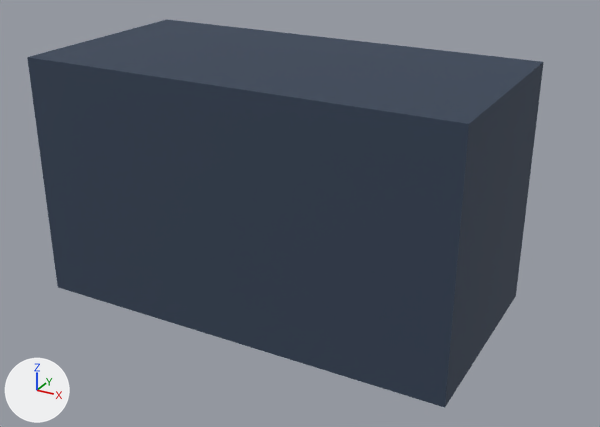
Two versions of the glTF model public/assets/models/interiors/interior_dj_booth_rig_01.glb, one commit apart.
One viewpoint serves both versions: a 50 mm lens placed at (2.5, -4.33, 2.77), pointed at (0.13, -0.02, 0.62). Lighting does not change. The marker at lower left points along +X, +Y and +Z. The older version comes first. Where no turn or scale is listed for an object, it has been applied to the vertices. Vertices at exactly the same position are counted once.
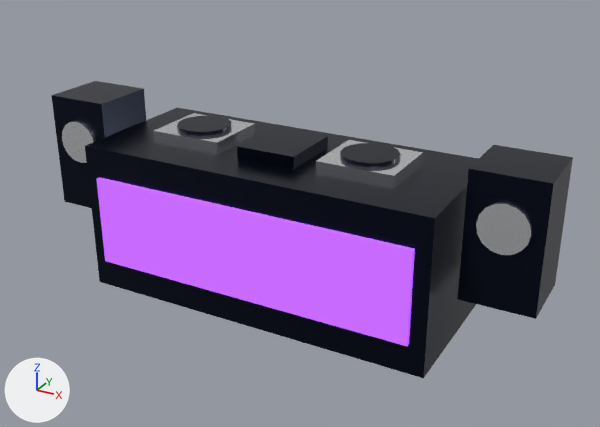
Pixel boxes [x1, y1, x2, y2] of what changed, in the pictures (600 x 427 px):
'Mesh_0', recoloured, surface changed, rescaled (24% narrower, 30% shorter)
    before: [27, 20, 544, 407]
    after: [85, 108, 479, 378]
'Mesh_1', added (purple)
    after: [97, 177, 415, 346]
'Mesh_9', added
    after: [457, 145, 573, 319]
'Mesh_7', added
    after: [52, 81, 146, 208]
'Mesh_6', added (black)
    after: [237, 127, 328, 169]
'Mesh_4', added
    after: [316, 140, 423, 189]
'Mesh_10', added
    after: [476, 202, 532, 255]
'Mesh_2', added
    after: [153, 113, 255, 155]
'Mesh_5', added (black)
    after: [340, 143, 401, 167]
'Mesh_8', added
    after: [62, 121, 96, 163]
'Mesh_3', now drawn
    after: [177, 116, 231, 136]

What changed in the scene script:
```text
Change mat_material_0:
    mat_material_0.base_color: (0.0331, 0.0529, 0.0908) -> (0.00478, 0.00857, 0.0232)  # dark blue #334155 -> black #0f172a
    mat_material_0.roughness: 0.8 -> 0.3
    mat_material_0.metallic: 0.0 -> 0.8
Add mat_material_2:
    mat_material_2 = principled_material('Material_2')
    mat_material_2.base_color = (0.939, 0.956, 0.973)  # white #f8fafc
    mat_material_2.metallic = 0.95
    mat_material_2.roughness = 0.1
Add mat_material_1:
    mat_material_1 = principled_material('Material_1')
    mat_material_1.base_color = (0.392, 0.0908, 0.93)  # purple #a855f7
    mat_material_1.roughness = 1.0
    mat_material_1.emission_color = (0.392, 0.0908, 0.93)  # purple #a855f7
    mat_material_1.emission_strength = 0.9
Change me_mesh_0:
    used by ob_mesh_0; location = (0.0, 0.0, 0.8)
    remove me_mesh_0.from_pydata(...)  # 8 vertices, 12 faces; spans x -1.4..1.4, y -0.7..0.7, z -0.8..0.8
    add me_mesh_0.from_pydata(...)  # 8 vertices, 12 faces; spans x -1.2..1.2, y -0.5..0.5, z -0.5..0.5
    me_mesh_0 part 1: the whole mesh is scaled about its middle by (0.857, 0.714, 0.625)
Add me_mesh_10:
    me_mesh_10.from_pydata(...)  # 36 vertices, 64 faces; spans x -0.15..0.15, y -0.02..0.02, z -0.15..0.15
    me_mesh_10.materials.append(mat_material_2)  # white #f8fafc
Add me_mesh_9:
    me_mesh_9.from_pydata(...)  # a box spanning x -0.225..0.225, y -0.225..0.225, z -0.4..0.4
    me_mesh_9.materials.append(mat_material_0)  # black #0f172a
Add me_mesh_6:
    me_mesh_6.from_pydata(...)  # a box spanning x -0.2..0.2, y -0.225..0.225, z -0.04..0.04
    me_mesh_6.materials.append(mat_material_0)  # black #0f172a
Add me_mesh_5:
    me_mesh_5.from_pydata(...)  # 36 vertices, 64 faces; spans x -0.18..0.18, y -0.18..0.18, z -0.015..0.015
    me_mesh_5.materials.append(mat_material_0)  # black #0f172a
Add me_mesh_4:
    me_mesh_4.from_pydata(...)  # a box spanning x -0.25..0.25, y -0.225..0.225, z -0.04..0.04
    me_mesh_4.materials.append(mat_material_2)  # white #f8fafc
Add me_mesh_1:
    me_mesh_1.from_pydata(...)  # a box spanning x -1.1..1.1, y -0.02..0.02, z -0.3..0.3
    me_mesh_1.materials.append(mat_material_1)  # purple #a855f7, glowing purple #a855f7
Change ob_mesh_0:
    ob_mesh_0.location: (0.0, 0.0, 0.8) -> (0.0, 0.0, 0.5)
Add ob_mesh_10:
    ob_mesh_10 = bpy.data.objects.new('Mesh_10', me_mesh_10)
    ob_mesh_10.location = (1.5, -0.23, 0.9)
Add ob_mesh_9:
    ob_mesh_9 = bpy.data.objects.new('Mesh_9', me_mesh_9)
    ob_mesh_9.location = (1.5, 0.0, 0.8)
Add ob_mesh_8:
    ob_mesh_8 = bpy.data.objects.new('Mesh_8', me_mesh_10.copy())
    ob_mesh_8.location = (-1.5, -0.23, 0.9)
Add ob_mesh_7:
    ob_mesh_7 = bpy.data.objects.new('Mesh_7', me_mesh_9.copy())
    ob_mesh_7.location = (-1.5, 0.0, 0.8)
Add ob_mesh_6:
    ob_mesh_6 = bpy.data.objects.new('Mesh_6', me_mesh_6)
    ob_mesh_6.location = (0.0, 0.0, 1.04)
Add ob_mesh_5:
    ob_mesh_5 = bpy.data.objects.new('Mesh_5', me_mesh_5)
    ob_mesh_5.location = (0.6, 0.0, 1.09)
Add ob_mesh_4:
    ob_mesh_4 = bpy.data.objects.new('Mesh_4', me_mesh_4)
    ob_mesh_4.location = (0.6, 0.0, 1.04)
Add ob_mesh_2:
    ob_mesh_2 = bpy.data.objects.new('Mesh_2', me_mesh_4.copy())
    ob_mesh_2.location = (-0.6, 0.0, 1.04)
Add ob_mesh_1:
    ob_mesh_1 = bpy.data.objects.new('Mesh_1', me_mesh_1)
    ob_mesh_1.location = (0.0, -0.51, 0.5)
```
